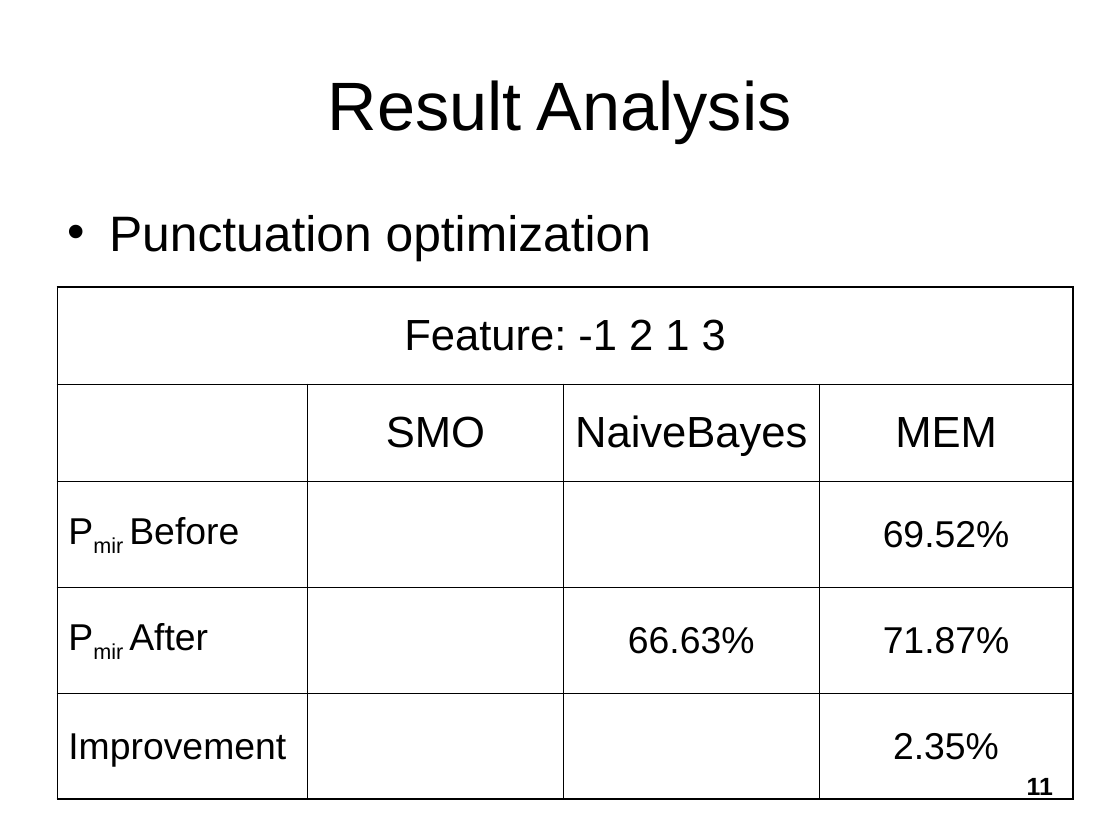
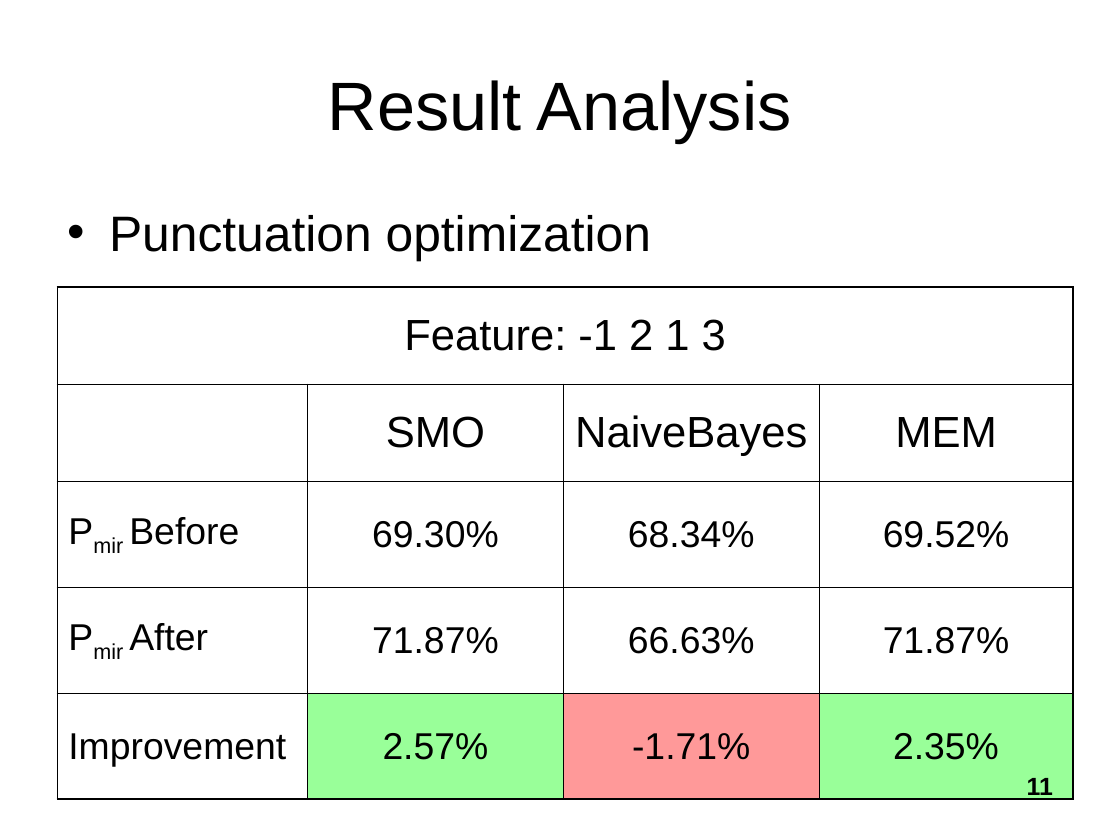
Before and after one commit to tallshort/nlpcourse, a slide deck: slide 11 of reports/NLP Project 1.ppt. Drawn at 1120x840 pixels with LibreOffice and Linux fonts; fonts in the diff are those of the drawing. Boxes give left, top, right and bottom in pixels: in the first picture for what was removed or moved away, otherwise in the second. Text is boxed around its words. In the diff, an @@ line names an element or a change of style, - is before the commit and + after.

```diff
--- a/reports/NLP Project 1.ppt
+++ b/reports/NLP Project 1.ppt
@@ table at [57,287,1072,799] @@
-row 3, column 2: 
+row 3, column 2: 69.30%
-row 3, column 3: 
+row 3, column 3: 68.34%
-row 4, column 2: 
+row 4, column 2: 71.87%
-row 5, column 2: 
+row 5, column 2: 2.57%
-row 5, column 3: 
+row 5, column 3: -1.71%
@@ fill none to #99FF99 in row 5, column 2 @@
@@ fill none to #FF9999 in row 5, column 3 @@
@@ fill #FFFFFF to #99FF99 in row 5, column 4 @@
```
Also in this commit, not shown: 1 other slide changed.
